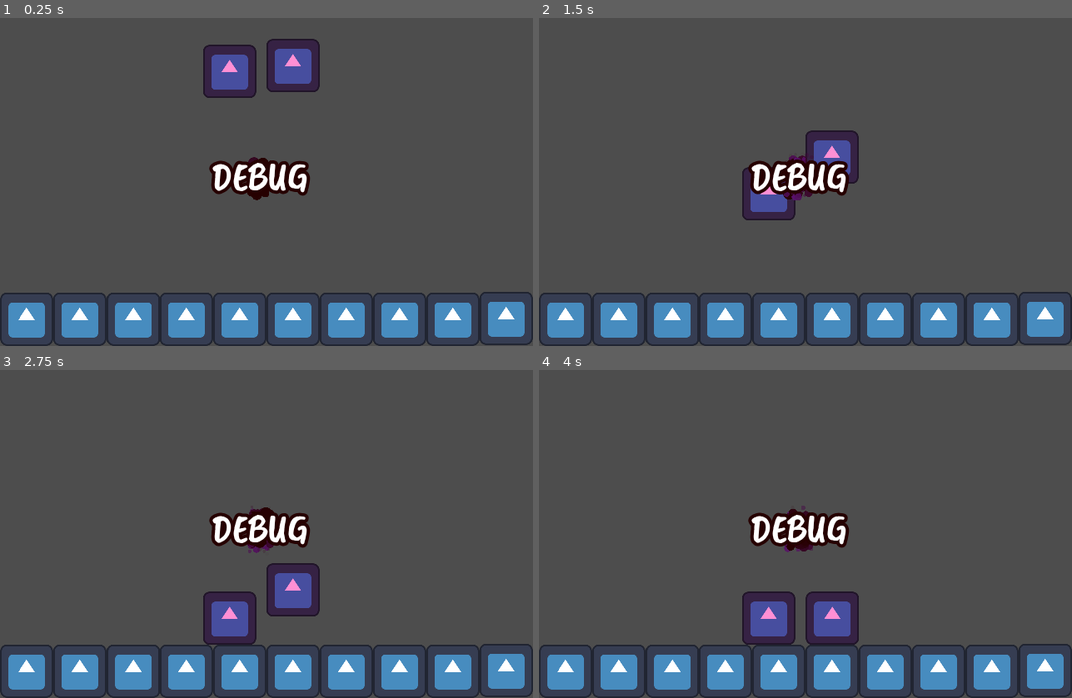
Above: before the commit, frames 1-4 (two rows, left to right).
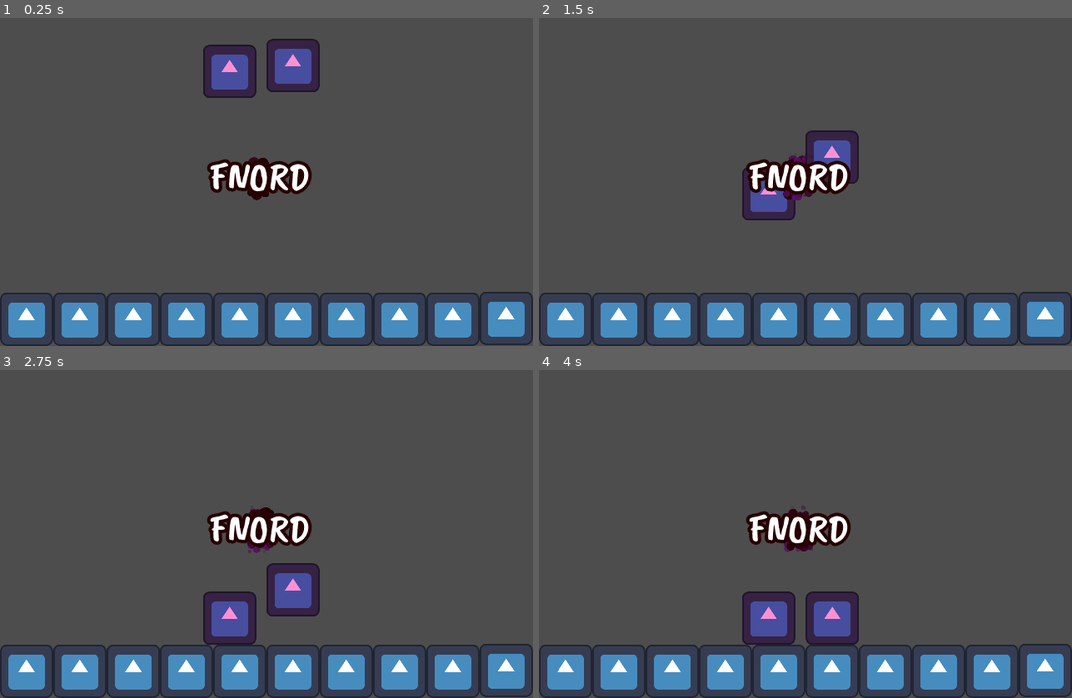
Above: after the commit, the same moments.

Repository: ozbonus/super_word_smash
Game: Godot game, scene res://tests/decoy_label_collision_test.tscn
The game is run twice, just before and just after one commit, with the same random seed, the same clock (stepped at 60 frames per second) and the same inputs. This scene is started directly instead of the project's main scene. The engine's default icon, where the game draws it, is replaced by a stand-in: a white triangle on a blue panel in a dark square.
Inputs:
- Up to frame 1 (0.25 s): no input
- Up to frame 2 (1.5 s): no input
- Up to frame 3 (2.75 s): no input
- Up to frame 4 (4 s): tap Enter at 3.5 s

The runs differ from the first frame. In frame 1, 1.1% of the frame differs, in the area x 38-59%, y 43-55%; in frame 2, 1.1%; in frame 3, 1.1%; in frame 4, 1.1%.

Commit message:
Make label editable.

Diff:
--- a/components/goal.gd
+++ b/components/goal.gd
@@ -13,14 +13,14 @@
 @export var word: String:
 	set(value):
 		word = value
-		$Label.text = word
+		$Control/RichTextLabel.text = word
 
 @onready var label: RichTextLabel = $Control/RichTextLabel
 @onready var particles: CPUParticles2D = $Particles
 @onready var animation_player: AnimationPlayer = $AnimationPlayer
 
 func _ready():
-	pass
+	label.text = word
 
 func _get_configuration_warnings():
 	var warnings = []
@@ -32,3 +32,5 @@
 	print_debug("Goal entered. Label: %s" % label.text)
 	if goal_type == 1:
 		real_goal_entered.emit()
+	if goal_type == 2:
+		print_debug("Goal type: Decoy")
--- a/tests/decoy_label_collision_test.tscn
+++ b/tests/decoy_label_collision_test.tscn
@@ -90,3 +90,4 @@
 [node name="Goal" parent="." instance=ExtResource("2_kjflg")]
 position = Vector2(312, 198)
 goal_type = 2
+word = "FNORD"
